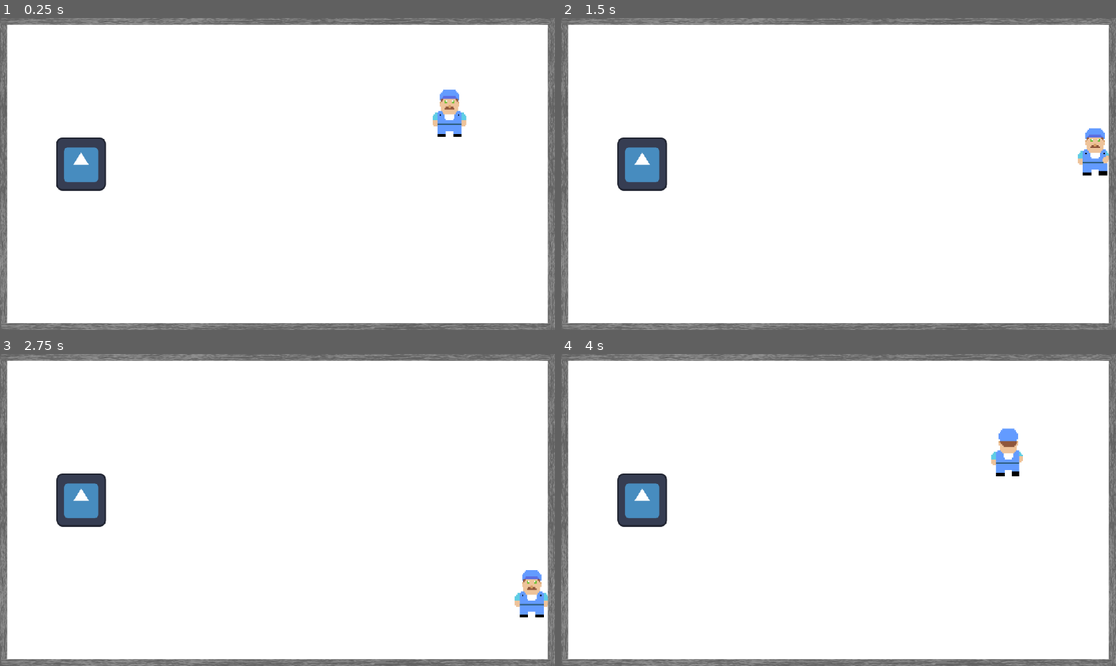
Above: before the commit, frames 1-4 (two rows, left to right).
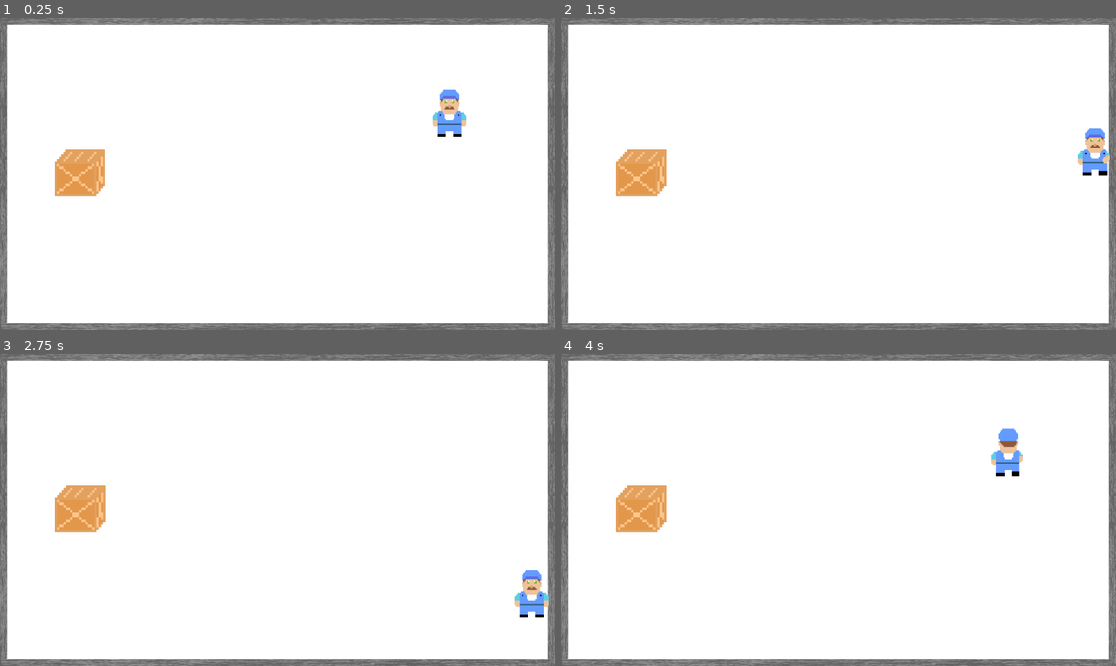
Above: after the commit, the same moments.

Repository: w-lacey/Sokoban-Godot
Game: Godot game, scene res://Scenes/Map.tscn
Two runs of this game, one before a commit and one after it. Both use one fixed random seed, a clock stepped at 60 frames per second and the inputs below. The engine's default icon, where the game draws it, is replaced by a stand-in: a white triangle on a blue panel in a dark square.
Inputs:
- Up to frame 1 (0.25 s): no input
- Up to frame 2 (1.5 s): tap Enter at 0.5 s; hold Right (right) 0.53-1.28 s; hold Down (down) from 1.28 s (still down)
- Up to frame 3 (2.75 s): release Down (down) at 2.03 s; hold Right (right) from 2.03 s (still down)
- Up to frame 4 (4 s): tap Space at 2.75 s; release Right (right) at 2.78 s; hold Up (up) 2.78-3.53 s; hold Left (left) from 3.53 s (still down)

The runs differ from the first frame. In frame 1, 1.7% of the frame differs, in the area x 9-20%, y 38-58%; in frame 2, 1.7%; in frame 3, 1.7%, in the area x 9-99%, y 38-81%; in frame 4, 1.7%.

Commit message:
Updated box sprite.

Diff:
--- a/Scenes/Box.tscn
+++ b/Scenes/Box.tscn
@@ -1,14 +1,16 @@
 [gd_scene load_steps=4 format=3 uid="uid://c2clw8rybkxvw"]
 
-[ext_resource type="Texture2D" uid="uid://lncxp7hxj0cu" path="res://icon.svg" id="1_ehoqf"]
 [ext_resource type="Script" path="res://Scenes/Box.gd" id="1_f8xkc"]
+[ext_resource type="Texture2D" uid="uid://y63nc35hmj4b" path="res://Assets/box.png" id="2_fgafd"]
 
 [sub_resource type="RectangleShape2D" id="RectangleShape2D_mbbx8"]
-size = Vector2(15.7895, 17.9487)
+size = Vector2(16.0462, 12.21)
 
 [node name="Box" type="RigidBody2D"]
 position = Vector2(256, 160)
+scale = Vector2(1.64, 1.68)
 gravity_scale = 0.0
+lock_rotation = true
 linear_damp = 6.0
 angular_damp_mode = 1
 angular_damp = 10.0
@@ -17,10 +19,11 @@
 script = ExtResource("1_f8xkc")
 
 [node name="CollisionShape2D" type="CollisionShape2D" parent="."]
+position = Vector2(0, 4.7619)
 scale = Vector2(6.08, 6.24)
 shape = SubResource("RectangleShape2D_mbbx8")
 
 [node name="Sprite2D" type="Sprite2D" parent="."]
 position = Vector2(0, -0.707396)
-scale = Vector2(0.805841, 0.863947)
-texture = ExtResource("1_ehoqf")
+scale = Vector2(4.54695, 5.11633)
+texture = ExtResource("2_fgafd")
--- a/Scenes/Map.tscn
+++ b/Scenes/Map.tscn
@@ -10,10 +10,10 @@
 scale = Vector2(-86828.9, -12.4637)
 polygon = PackedVector2Array(0, 0, -0.0132675, 0, -0.0132675, -51.9911, 0, -51.9911)
 
-[node name="Character" parent="." instance=ExtResource("1_8g3mc")]
-position = Vector2(944, 192)
-
 [node name="OuterWall" parent="." instance=ExtResource("2_yiejv")]
 
 [node name="Box" parent="." instance=ExtResource("3_j1mby")]
 position = Vector2(168, 304)
+
+[node name="Character" parent="." instance=ExtResource("1_8g3mc")]
+position = Vector2(944, 192)
Binary file added: Assets/box.png
Not shown, added: Assets/box.png.import
